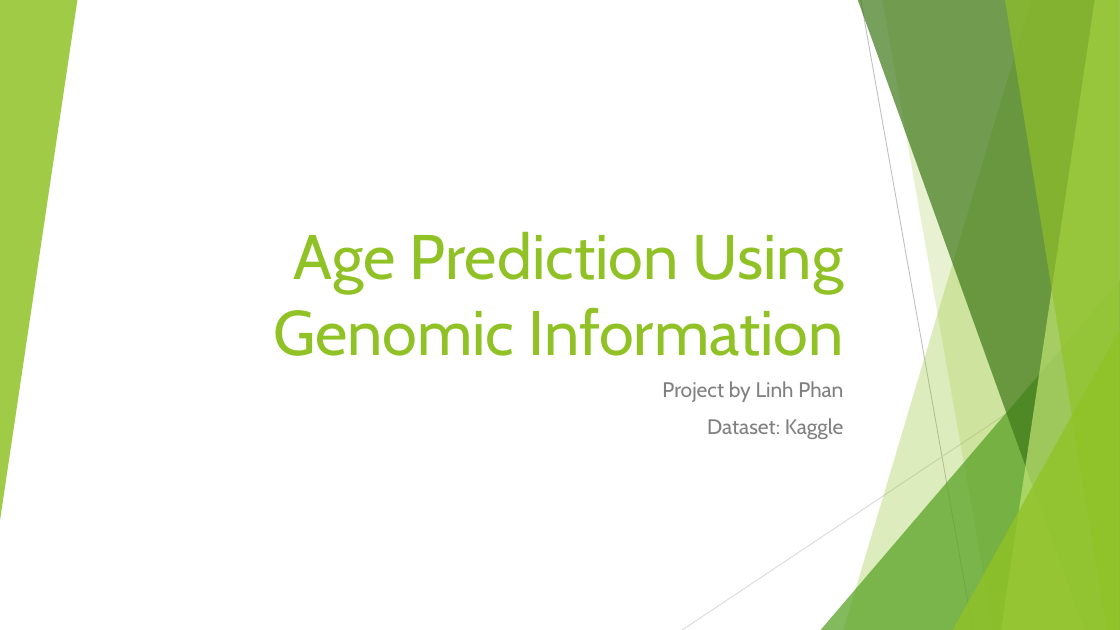
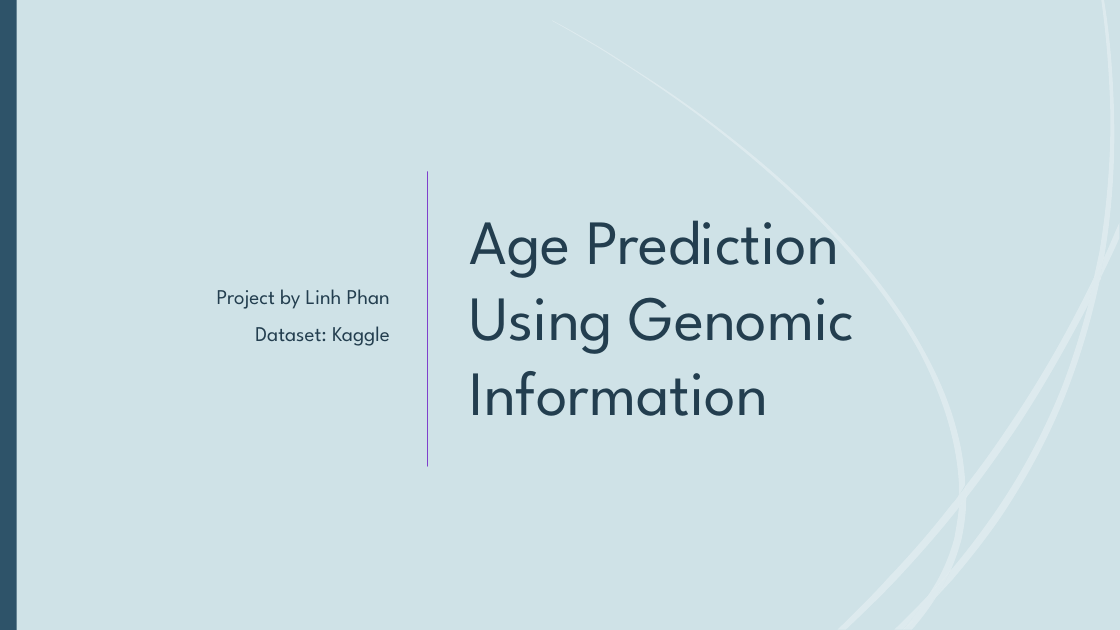
Before and after one commit to phanlinh94/age-prediction-model, a slide deck: slide 1 of Presentation1.pptx. Drawn at 1120x630 pixels with LibreOffice and Linux fonts; fonts in the diff are those of the drawing. Boxes give left, top, right and bottom in pixels: in the first picture for what was removed or moved away, otherwise in the second. Text is boxed around its words. In the diff, an @@ line names an element or a change of style, - is before the commit and + after.

```diff
--- a/Presentation1.pptx
+++ b/Presentation1.pptx
@@ background #FFFFFF to #CFE2E7 @@
@@ group removed at (0,0,1120,630): 5 freeform shapes, 3 triangles, 2 lines @@
@@ rectangle added at (0,0,1120,630), fill #CFE2E7 @@
@@ rectangle added at (0,0,17,630), fill #2E5369 @@
@@ subtitle "Project by Linh Phan": place and size @@
-subtitle "Project by Linh Phan" at (662,381,844,439)
+subtitle "Project by Linh Phan" at (217,289,390,346)
@@ subtitle "Project by Linh Phan" at (217,289,390,346): font Cabin to League Spartan, text colour #808080 to #233E4F; vertical alignment top to middle @@
@@ title "Age Prediction Using Genomic Information": place and size @@
-title "Age Prediction Using Genomic Information" at (273,231,844,356)
+title "Age Prediction Using Genomic Information" at (470,220,855,416)
@@ title "Age Prediction Using Genomic Information" at (470,220,855,416): font Cabin to League Spartan, text colour #90C226 to #233E4F; alignment right to left; vertical alignment bottom to middle @@
@@ line added from (428, 172) to (428, 466), #7E40CC 1.25 pt @@
@@ freeform shape added at (0,397,160,469), fill #353535 @@
@@ group added at (0,237,130,630): 5 freeform shapes @@
@@ group added at (3,0,132,630): 5 freeform shapes @@
@@ group added at (552,0,1120,629): 12 freeform shapes @@
```
Also in this commit, not shown: 9 other slides changed, 2 slides added, 2 other files.
